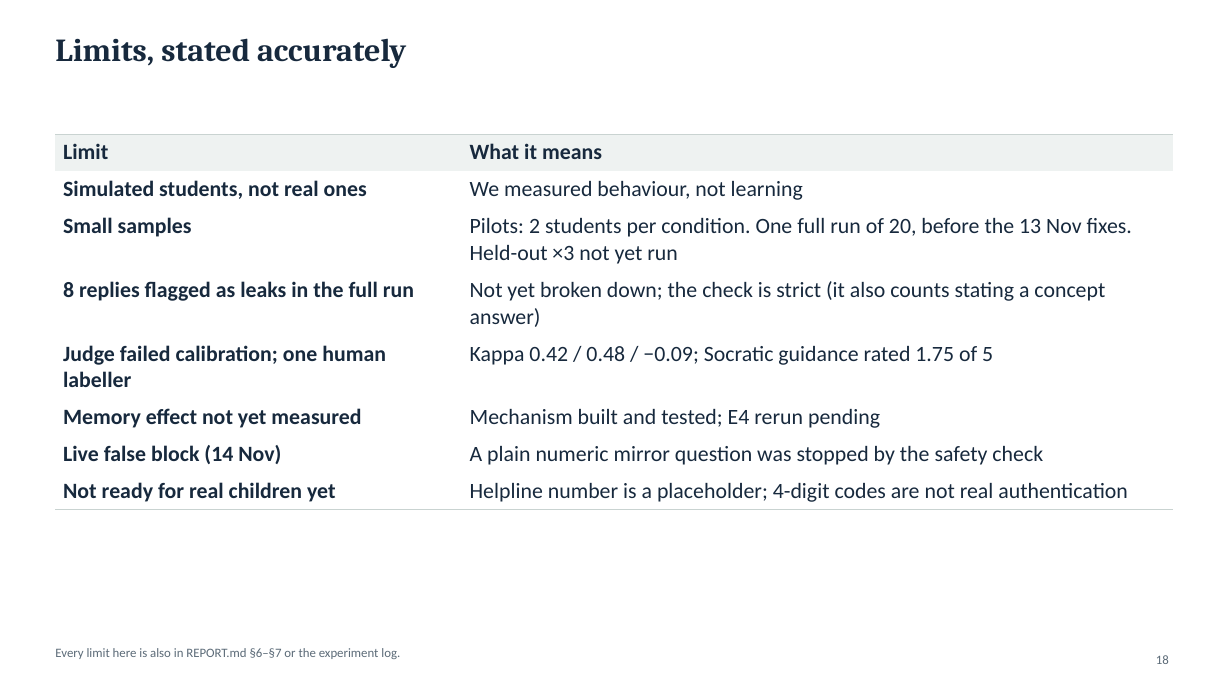
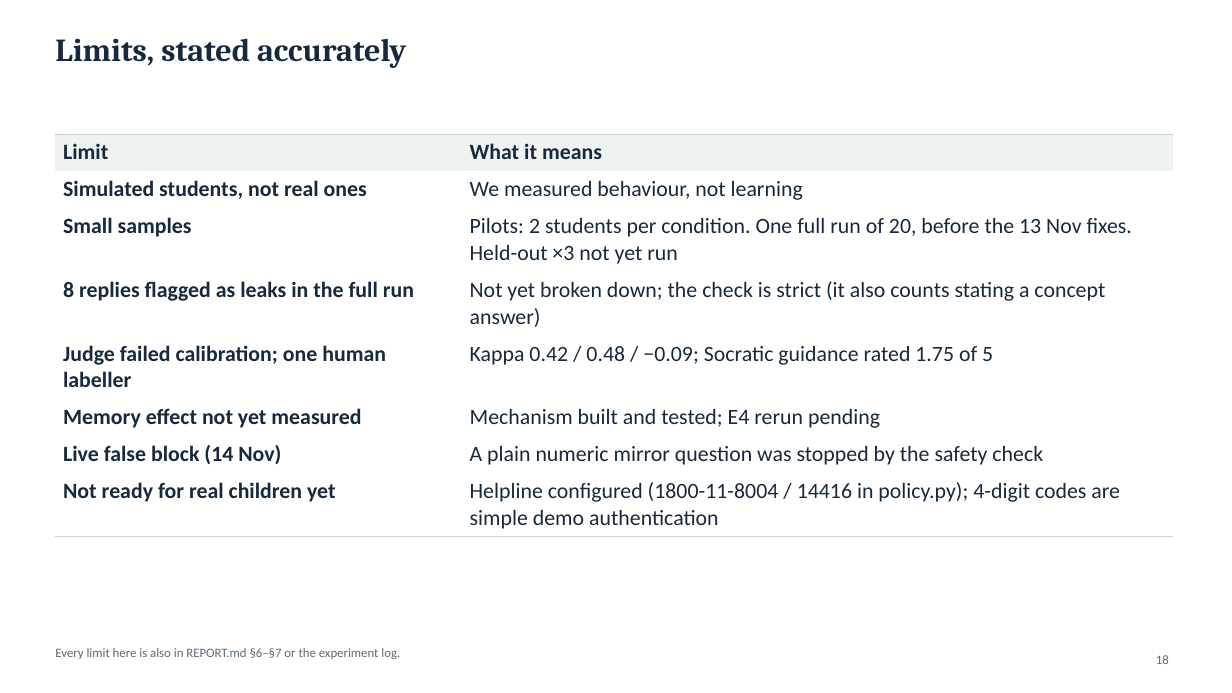
Before and after one commit to jileshl/Socratic, a slide deck: slide 18 of docs/Socratic_Tutor_Final_Presentation.pptx. Drawn at 1232x693 pixels with LibreOffice and Linux fonts; fonts in the diff are those of the drawing. Boxes give left, top, right and bottom in pixels: in the first picture for what was removed or moved away, otherwise in the second. Text is boxed around its words. In the diff, an @@ line names an element or a change of style, - is before the commit and + after.

```diff
--- a/docs/Socratic_Tutor_Final_Presentation.pptx
+++ b/docs/Socratic_Tutor_Final_Presentation.pptx
@@ table at [55, 134, 1174, 533] @@
-row 8, column 2: Helpline number is a placeholder; 4-digit codes are not real authentication
+row 8, column 2: Helpline configured (1800-11-8004 / 14416 in policy.py); 4-digit codes are simple demo authentication
```
Also in this commit, not shown: 5 other slides changed.
